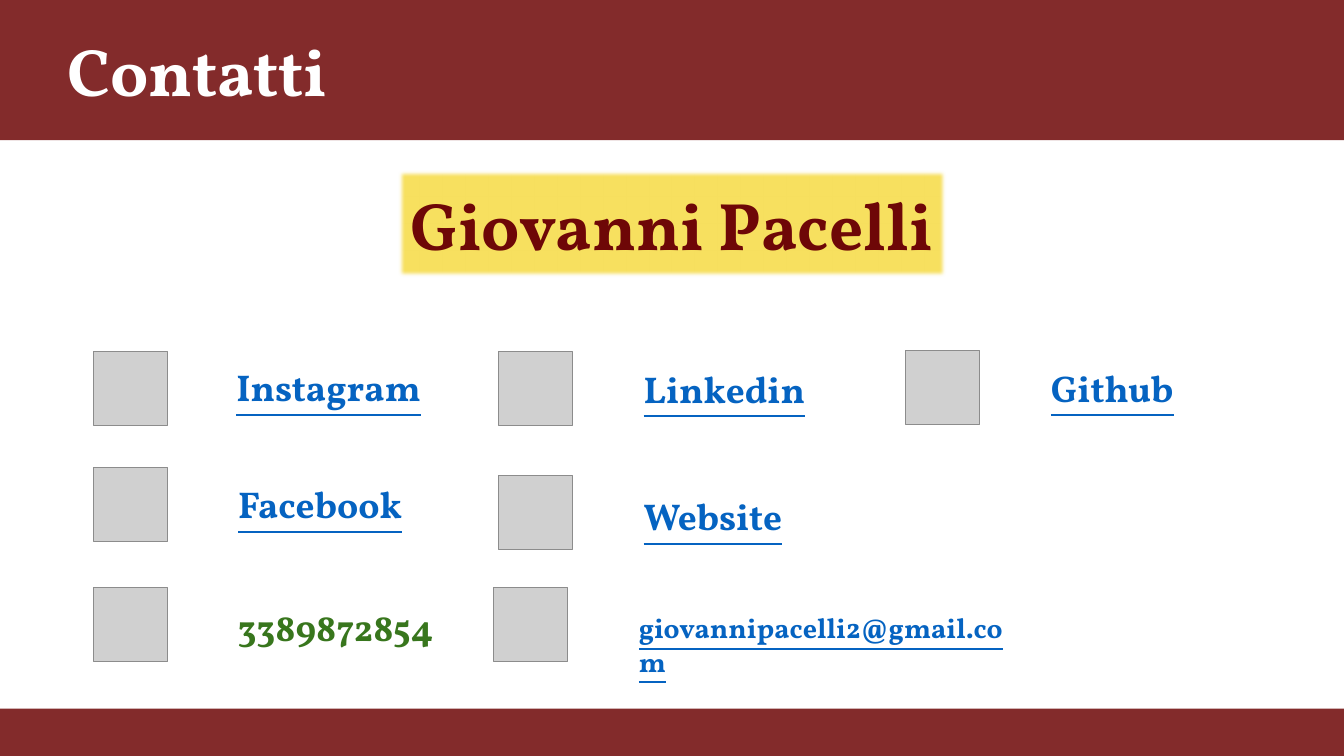
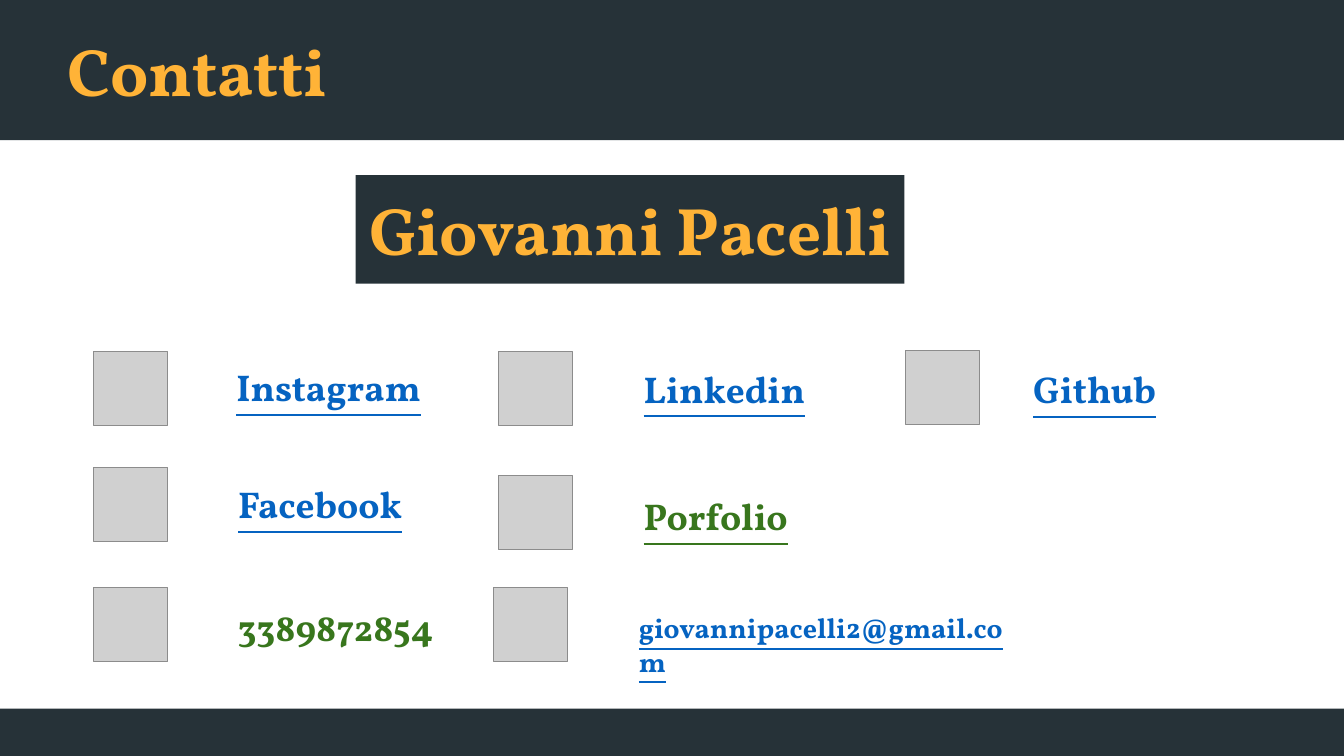
Before and after one commit to giovannipacelli2/news, a slide deck: slide 14 of src/assets/presentation/Presentazione_News.pptx (slide 18 before the commit). Drawn at 1344x756 pixels with LibreOffice and Linux fonts; fonts in the diff are those of the drawing; grey boxes stand for pictures. Boxes give left, top, right and bottom in pixels: in the first picture for what was removed or moved away, otherwise in the second. Text is boxed around its words. In the diff, an @@ line names an element or a change of style, - is before the commit and + after.

```diff
--- a/src/assets/presentation/Presentazione_News.pptx
+++ b/src/assets/presentation/Presentazione_News.pptx
@@ rectangle at box(0, 0, 1344, 140): fill #6E0707 at 85% opacity to #263238 @@
@@ text "Contatti" at box(67, 49, 327, 97): text colour #FFFFFF to #FFB337 @@
@@ rectangle "Giovanni Pacelli": place and size @@
-rectangle "Giovanni Pacelli" at box(397, 169, 947, 278)
+rectangle "Giovanni Pacelli" at box(356, 175, 905, 284)
@@ rectangle "Giovanni Pacelli" at box(356, 175, 905, 284): text colour #6E0707 to #FFB337; fill #F7E05F to #263238 @@
@@ text "Github": place and size @@
-text "Github" at box(1051, 375, 1173, 416)
+text "Github" at box(1033, 376, 1156, 418)
@@ text at box(644, 503, 788, 545): text changed; text colour #0563C1 to #38761D @@
-Website
+Porfolio
@@ round same rect at box(0, 709, 1344, 756): fill #6E0707 at 85% opacity to #263238 @@
```
Also in this commit, not shown: 8 other slides changed, 3 slides added, 7 slides removed, 7 other files.
